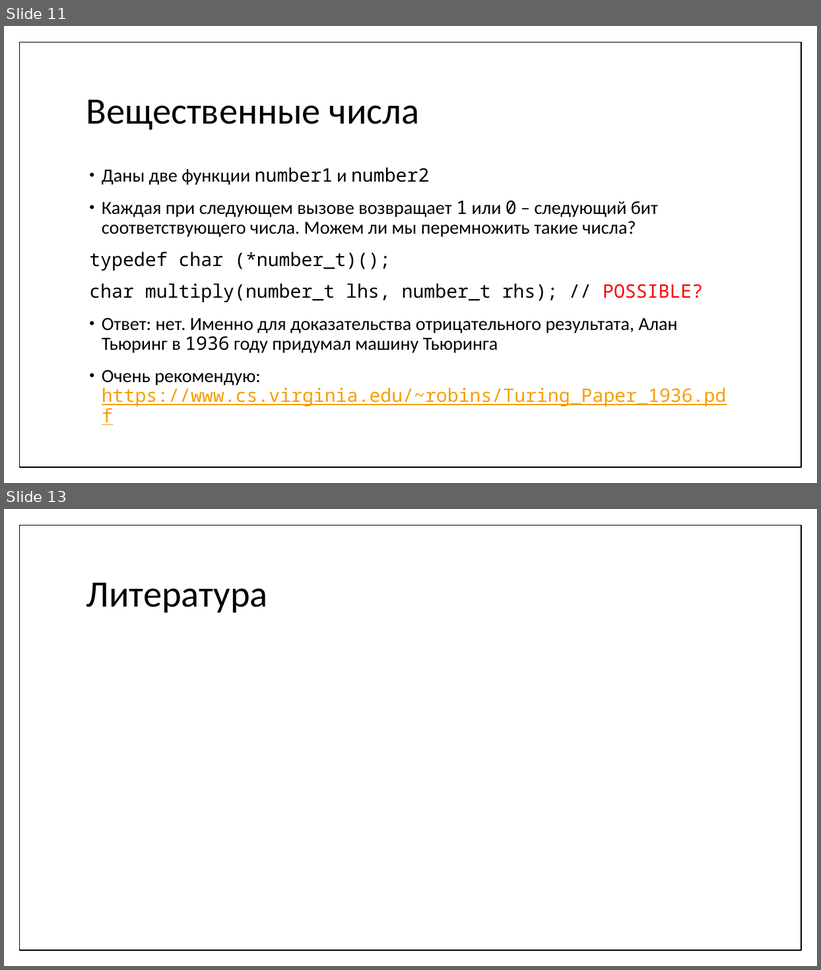
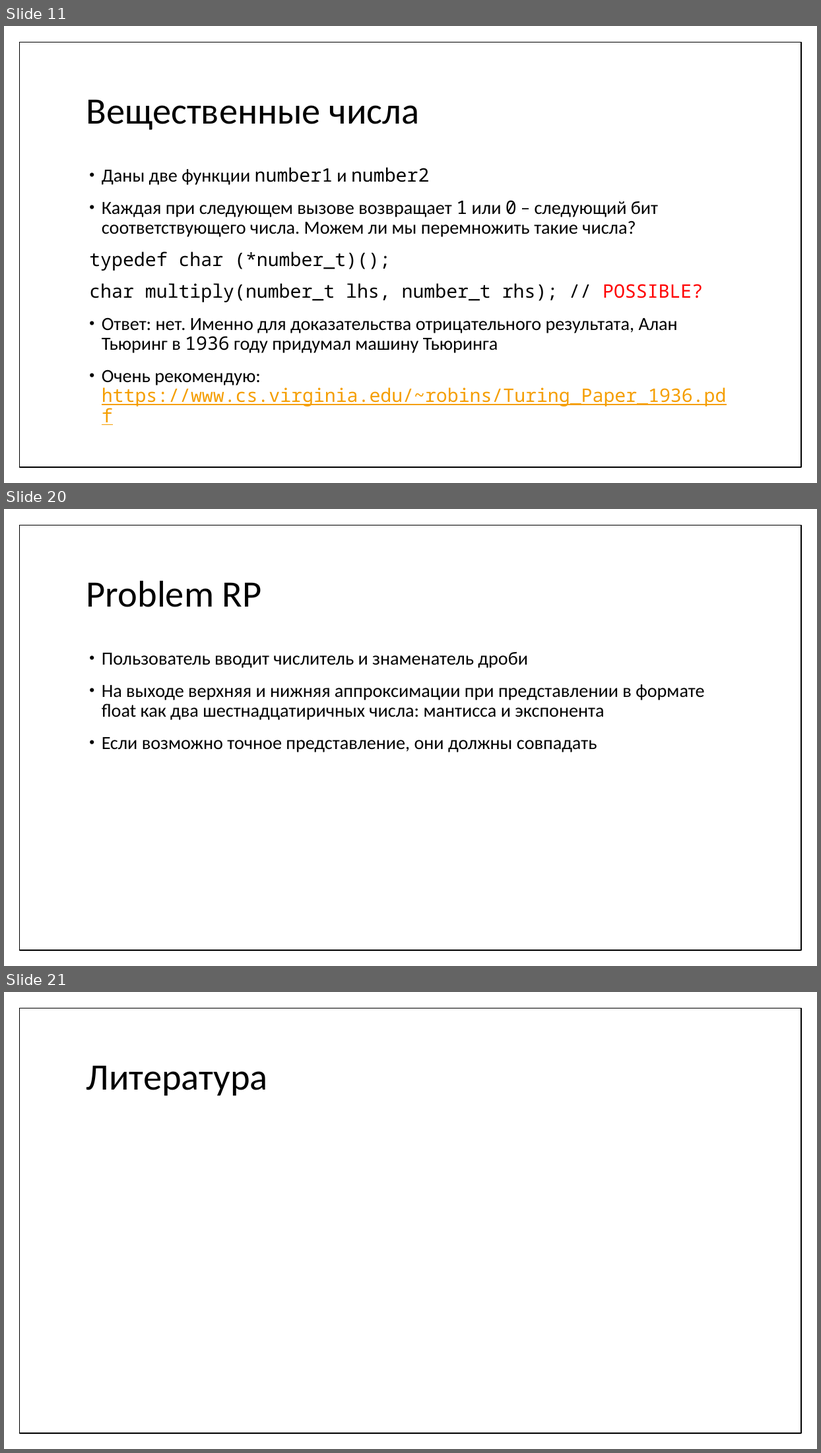
Before and after one commit to MIPT-ILab/cpp-lects-rus, a slide deck: other_lects/informatics/06-floating.pptx. Shown one above the other, each under a label of ours: slides 11 and 13 before the commit, slides 11, 20 and 21 after it; the slides between them are not shown. The pictures are 821x970 and 821x1453 pixels, drawn with LibreOffice and Linux fonts; fonts in the diff are those of the drawing; grey boxes stand for pictures. Boxes give left, top, right and bottom in pixels: in the first picture for what was removed or moved away, otherwise in the second. Text is boxed around its words. In the diff, an @@ line names an element or a change of style, - is before the commit and + after.

```diff
--- a/other_lects/informatics/06-floating.pptx
+++ b/other_lects/informatics/06-floating.pptx
@@ slide 20 added at (4,509,817,966), background #FFFFFF; not listed: 1 template element that a slide beside it also shows @@
@@ title added at (86,580,262,607), 44 pt, text #000000 @@
+Problem RP
@@ text added at (102,652,704,753), 22 pt, text #000000 @@
+• Пользователь вводит числитель и знаменатель дроби
+• На выходе верхняя и нижняя аппроксимации при представлении в формате float как два шестнадцатиричных числа: мантисса и экспонента
+• Если возможно точное представление, они должны совпадать
@@ what was slide 13 is now slide 21 @@
```
Also in this commit, not shown: 2 slides changed, 7 other slides added, 16 other files.
